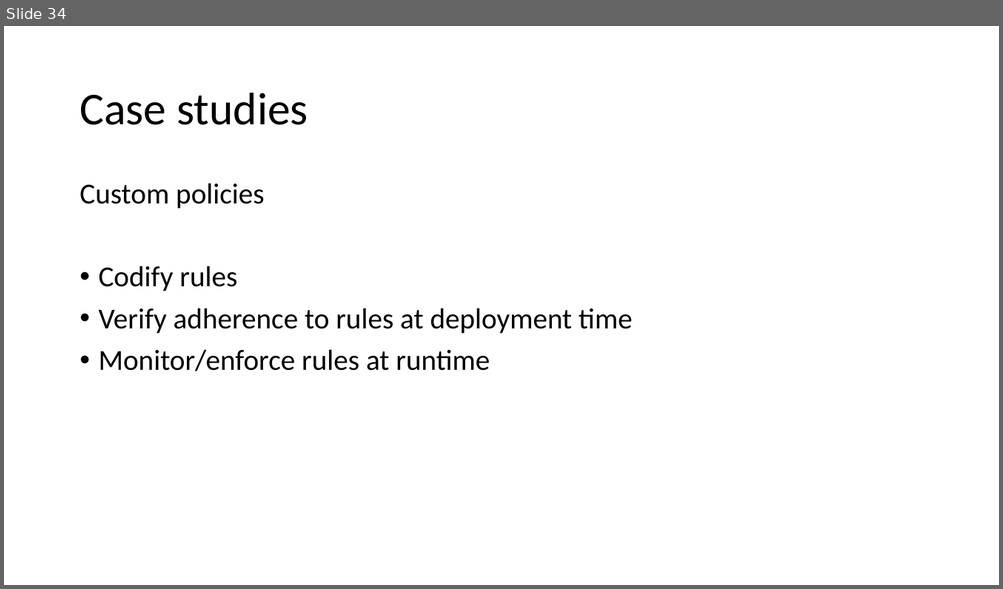
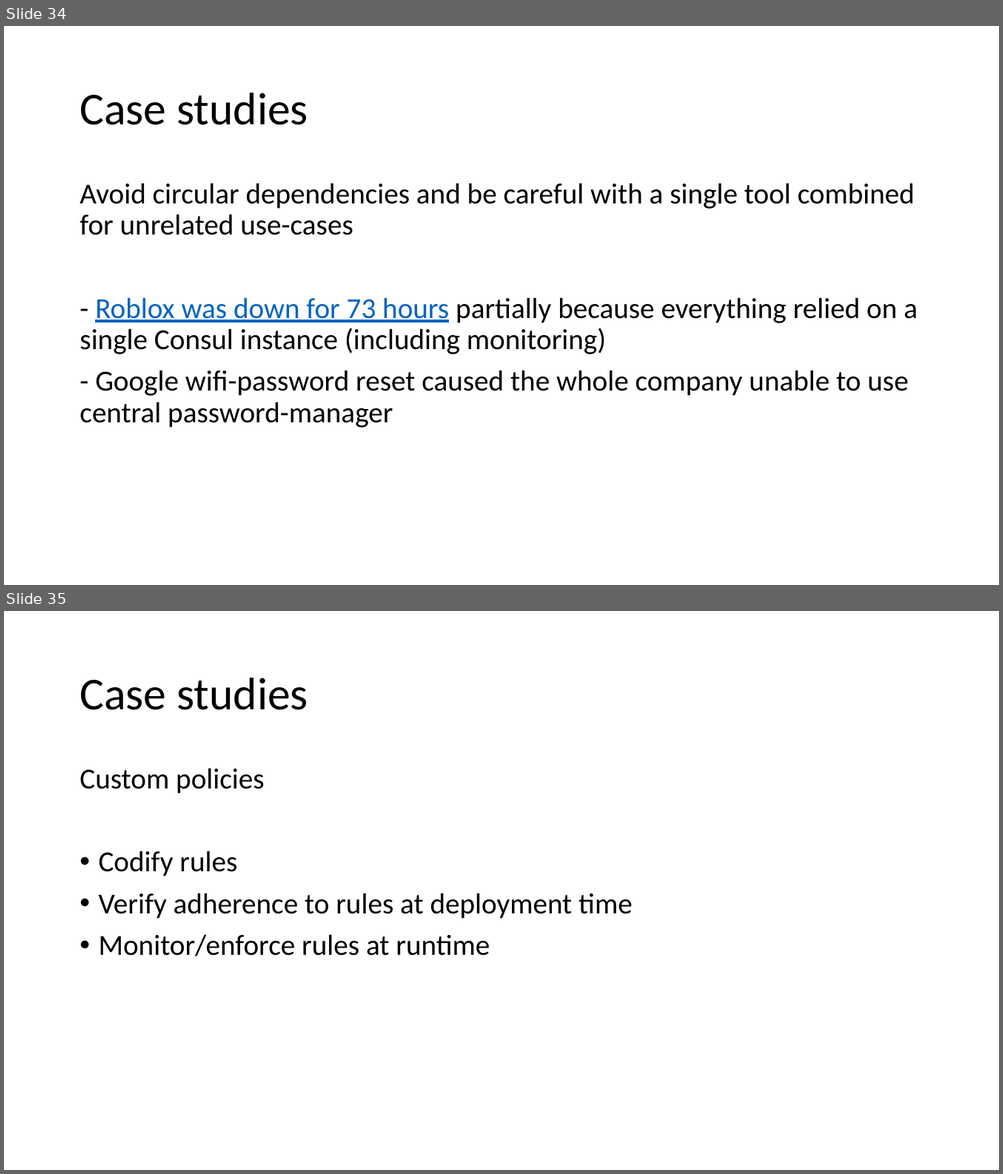
Before and after one commit to v1r7u/cloud_computing_old, a slide deck: presentations/04_Security.pptx. Shown one above the other, each under a label of ours: slide 34 before the commit, slides 34 and 35 after it. The pictures are 1003x589 and 1003x1174 pixels, drawn with LibreOffice and Linux fonts; fonts in the diff are those of the drawing. Boxes give left, top, right and bottom in pixels: in the first picture for what was removed or moved away, otherwise in the second. Text is boxed around its words. In the diff, an @@ line names an element or a change of style, - is before the commit and + after.

```diff
--- a/presentations/04_Security.pptx
+++ b/presentations/04_Security.pptx
@@ slide 34 added at <box>4,26,999,585</box>, background #FFFFFF @@
@@ title added at <box>79,93,308,125</box>, 44 pt, text #000000 @@
+Case studies
@@ text added at <box>79,183,917,428</box>, 28 pt, text #000000 @@
+Avoid circular dependencies and be careful with a single tool combined for unrelated use-cases
+- Roblox was down for 73 hours partially because everything relied on a single Consul instance (including monitoring)
+- Google wifi-password reset caused the whole company unable to use central password-manager
@@ what was slide 34 is now slide 35 @@
```
Also in this commit, not shown: 1 other slide added, 8 other files.
